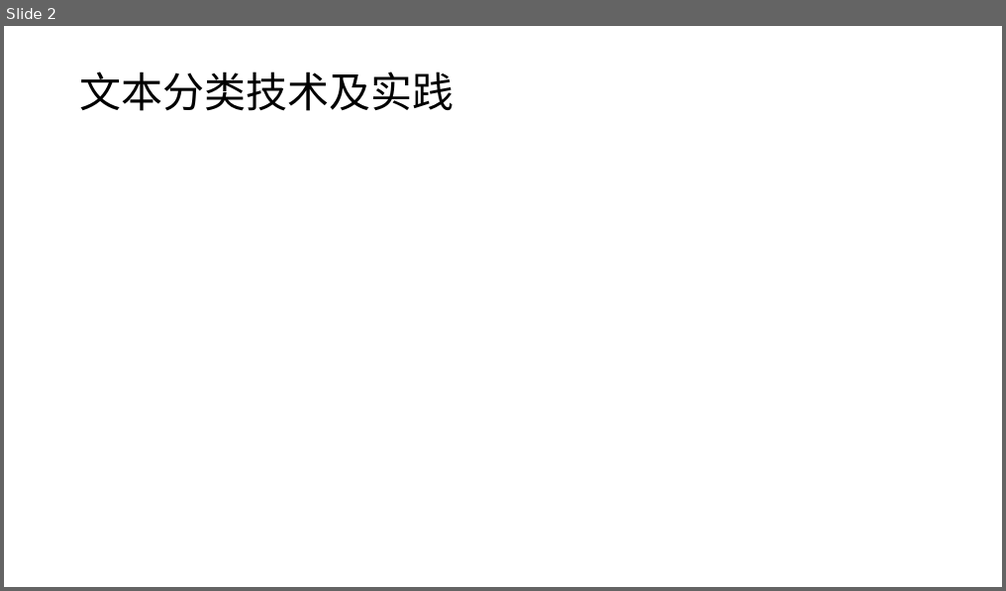
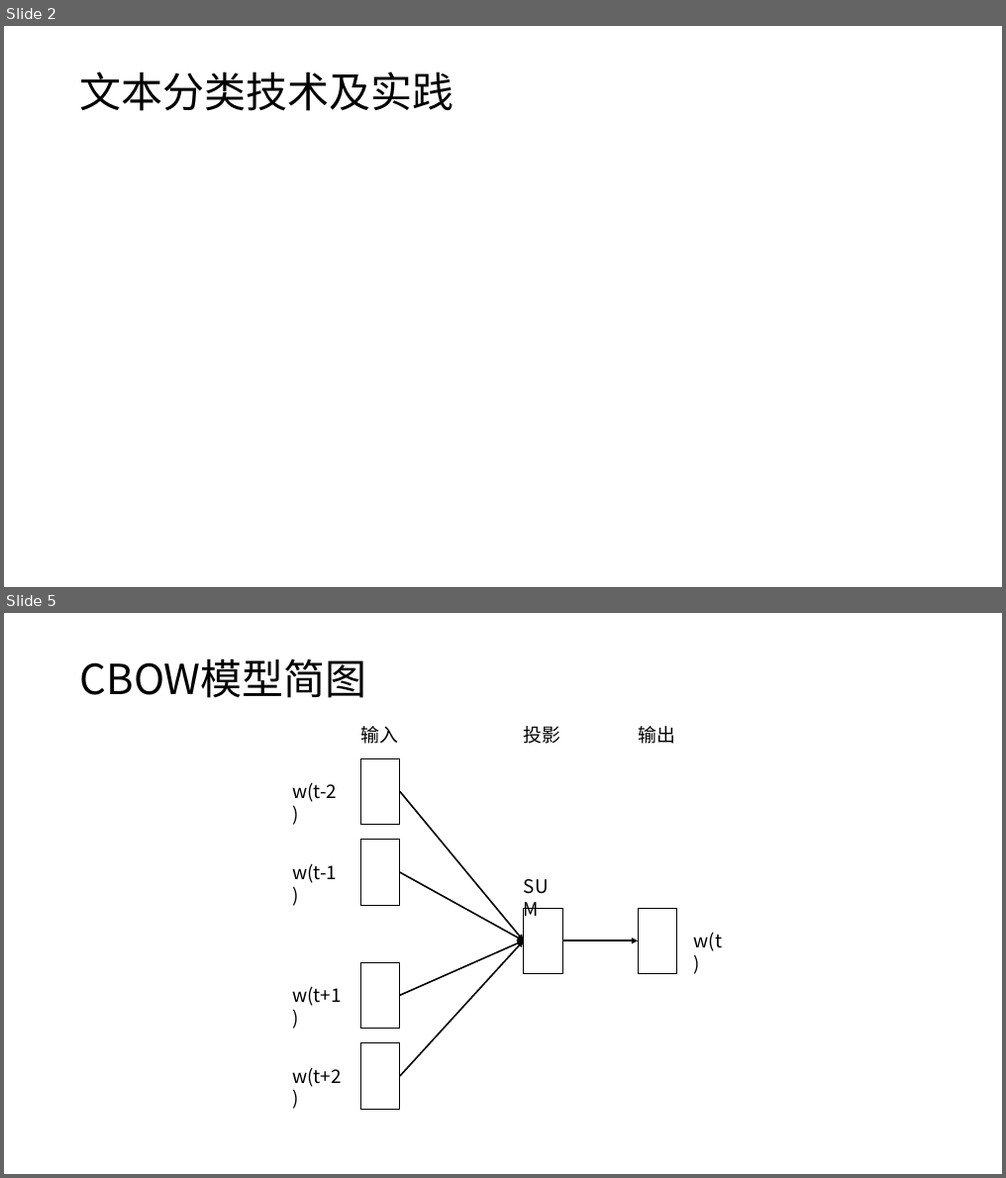
Before and after one commit to Benjamin-UnderWood/text_classification, a slide deck: doc/20200122-文本分类技术及实践.pptx. Shown one above the other, each under a label of ours: slide 2 before the commit, slides 2 and 5 after it; the slides between them are not shown. The pictures are 1006x591 and 1006x1178 pixels, drawn with LibreOffice and Linux fonts; fonts in the diff are those of the drawing. Boxes give left, top, right and bottom in pixels: in the first picture for what was removed or moved away, otherwise in the second. Text is boxed around its words. In the diff, an @@ line names an element or a change of style, - is before the commit and + after.

```diff
--- a/doc/20200122-文本分类技术及实践.pptx
+++ b/doc/20200122-文本分类技术及实践.pptx
@@ slide 5 added at (4, 613, 1002, 1174), background #FFFFFF @@
@@ title added at (80, 659, 367, 698), 40 pt, text #000000 @@
+CBOW模型简图
@@ text added at (361, 726, 399, 744), 18 pt, text #000000 @@
+输入
@@ text added at (524, 726, 561, 744), 18 pt, text #000000 @@
+投影
@@ text added at (639, 726, 676, 744), 18 pt, text #000000 @@
+输出
@@ rectangle added at (360, 759, 400, 825), fill #FFFFFF, outline #000000 1 pt @@
@@ text added at (292, 782, 337, 802), 18 pt, text #000000 @@
+w(t-2)
@@ arrow added from (400, 792) to (524, 941), #000000 1.5 pt @@
@@ rectangle added at (360, 840, 400, 906), fill #FFFFFF, outline #000000 1 pt @@
@@ text added at (292, 863, 337, 883), 18 pt, text #000000 @@
+w(t-1)
@@ arrow added from (400, 872) to (524, 941), #000000 1.5 pt @@
@@ text added at (516, 871, 570, 901), 18 pt, text #000000 @@
+SUM
@@ rectangle added at (524, 908, 563, 973), fill #FFFFFF, outline #000000 1 pt @@
@@ rectangle added at (638, 908, 678, 973), fill #FFFFFF, outline #000000 1 pt @@
@@ text added at (694, 932, 723, 952), 18 pt, text #000000 @@
+w(t)
@@ rectangle added at (360, 962, 400, 1029), fill #FFFFFF, outline #000000 1 pt @@
@@ arrow added from (400, 995) to (524, 941), #000000 1.5 pt @@
@@ arrow added from (400, 1076) to (524, 941), #000000 1.5 pt @@
@@ arrow added from (563, 941) to (638, 941), #000000 1.5 pt @@
@@ text added at (292, 986, 342, 1006), 18 pt, text #000000 @@
+w(t+1)
@@ rectangle added at (360, 1044, 400, 1109), fill #FFFFFF, outline #000000 1 pt @@
@@ text added at (292, 1067, 342, 1087), 18 pt, text #000000 @@
+w(t+2)
```
Also in this commit, not shown: 1 slide changed, 8 other slides added, 1 slide removed, 7 other files.
